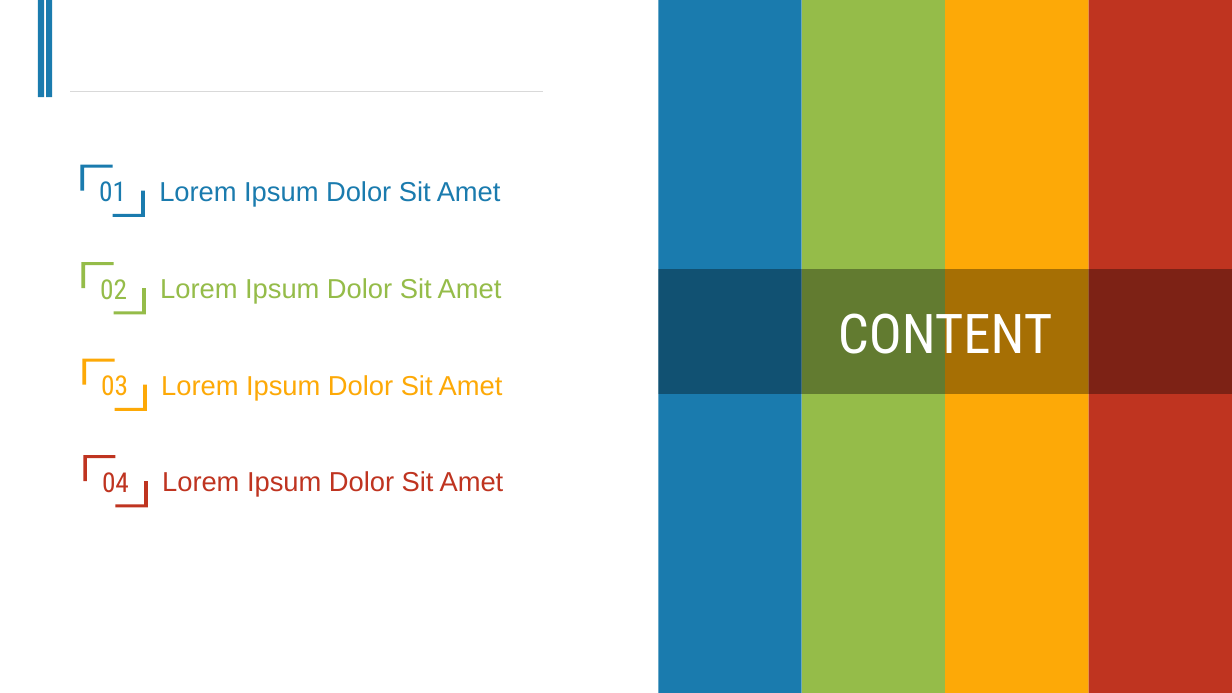
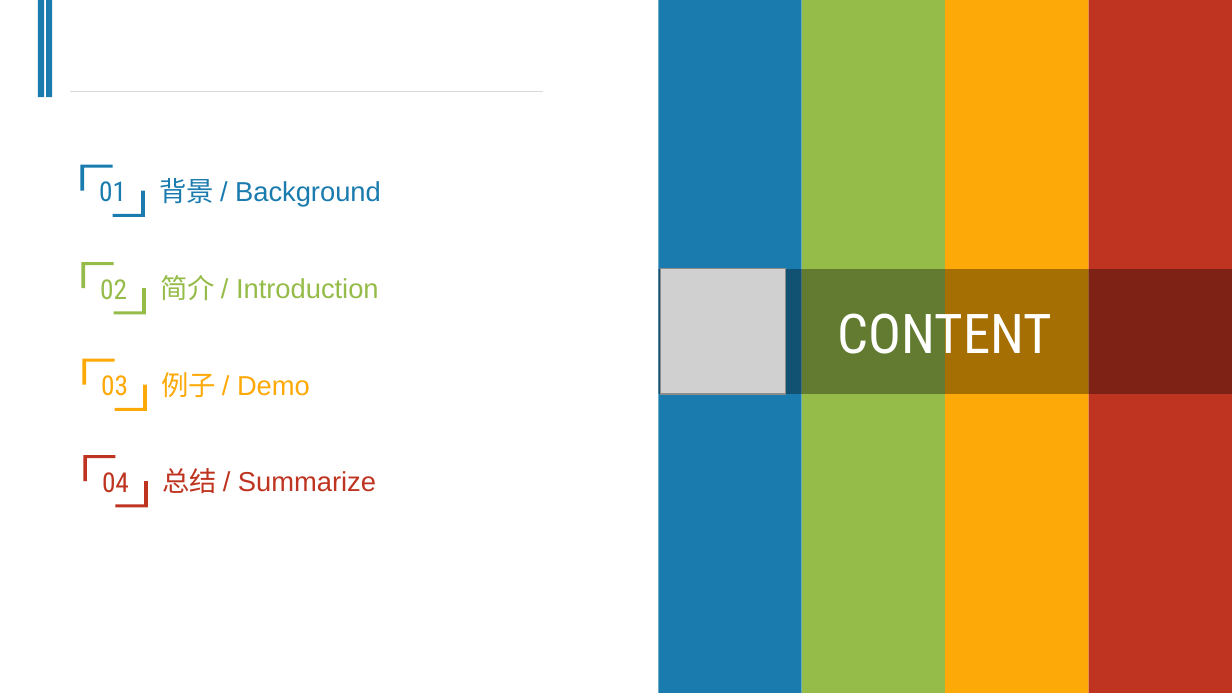
Before and after one commit to CYannSir/New-Learner-For-GraphQL, a slide deck: slide 2 of Research of GraphQL_CYann.pptx. Drawn at 1232x693 pixels with LibreOffice and Linux fonts; fonts in the diff are those of the drawing; grey boxes stand for pictures. Boxes give left, top, right and bottom in pixels: in the first picture for what was removed or moved away, otherwise in the second. Text is boxed around its words. In the diff, an @@ line names an element or a change of style, - is before the commit and + after.

```diff
--- a/Research of GraphQL_CYann.pptx
+++ b/Research of GraphQL_CYann.pptx
@@ text at [159,178,381,207]: text changed @@
-Lorem Ipsum Dolor Sit Amet
+背景 / Background
@@ picture added at [660,269,786,394] @@
@@ text at [160,275,379,301]: text changed @@
-Lorem Ipsum Dolor Sit Amet
+简介 / Introduction
@@ text at [161,372,310,398]: text changed @@
-Lorem Ipsum Dolor Sit Amet
+例子 / Demo
@@ text at [162,468,376,493]: text changed @@
-Lorem Ipsum Dolor Sit Amet
+总结 / Summarize
```
Also in this commit, not shown: 5 other slides changed, 34 slides added, 18 slides removed, 1 other file.
